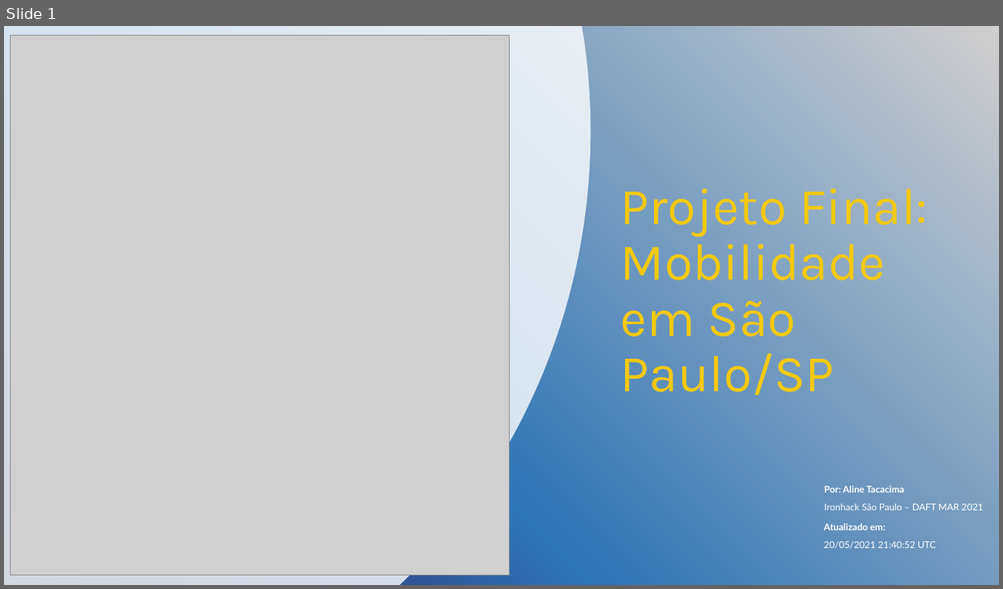
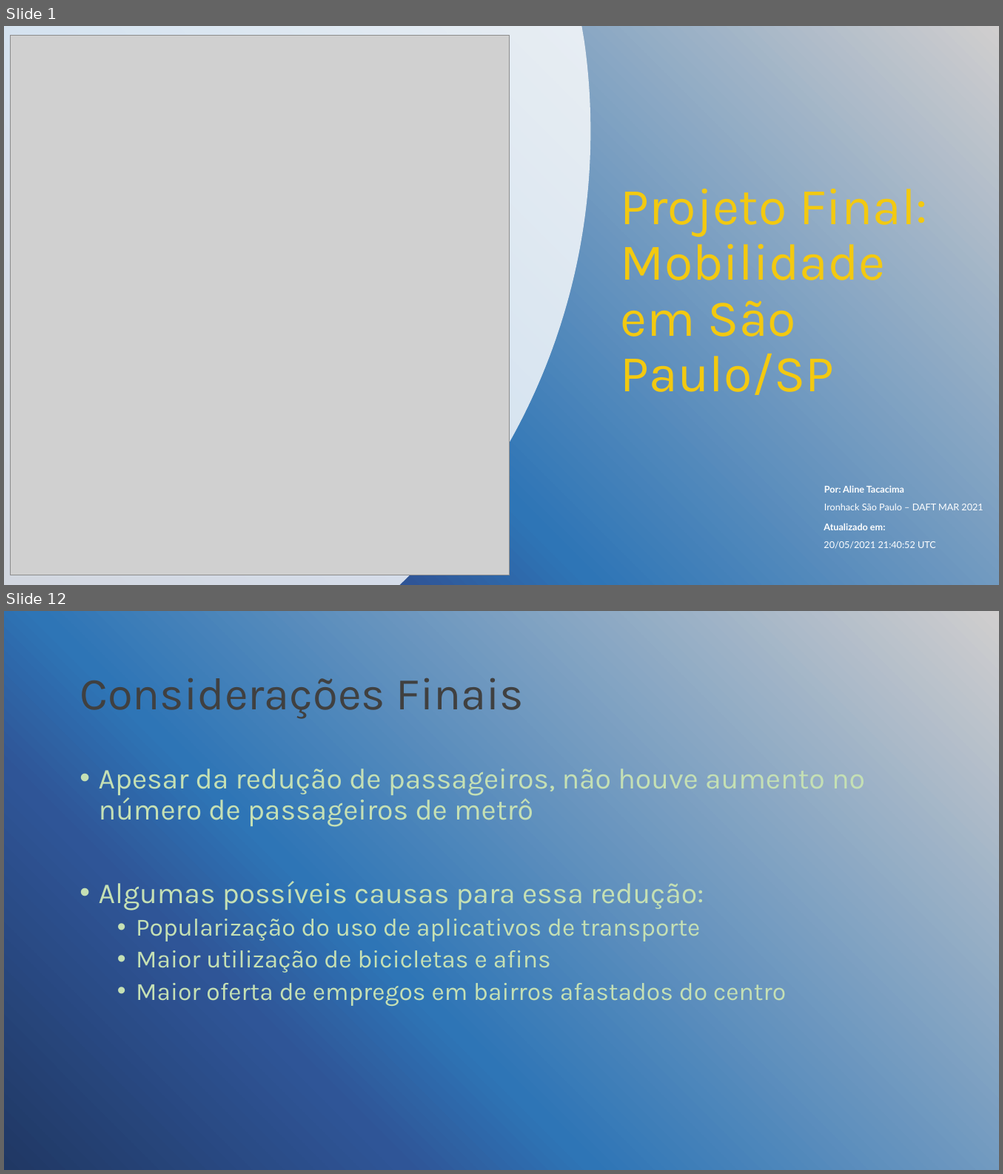
Before and after one commit to alitaca/Projeto_final, a slide deck: transporte_sp.pptx. Shown one above the other, each under a label of ours: slide 1 before the commit, slides 1 and 12 after it; the slides between them are not shown. The pictures are 1003x589 and 1003x1174 pixels, drawn with LibreOffice and Linux fonts; fonts in the diff are those of the drawing; grey boxes stand for pictures; background and template pictures are left out. Boxes give left, top, right and bottom in pixels: in the first picture for what was removed or moved away, otherwise in the second. Text is boxed around its words. In the diff, an @@ line names an element or a change of style, - is before the commit and + after.

```diff
--- a/transporte_sp.pptx
+++ b/transporte_sp.pptx
@@ slide 12 added at [4, 611, 999, 1170], background picture (left out) @@
@@ title added at [79, 678, 523, 719], 44 pt, text #404040 @@
+Considerações Finais
@@ text added at [99, 769, 865, 1006], 24 pt, text #C5E0B4 @@
+• Apesar da redução de passageiros, não houve aumento no número de passageiros de metrô
+• Algumas possíveis causas para essa redução:
+  • Popularização do uso de aplicativos de transporte
+  • Maior utilização de bicicletas e afins
+  • Maior oferta de empregos em bairros afastados do centro
```
Also in this commit, not shown: 6 slides changed, 5 other slides added, 1 slide removed.
